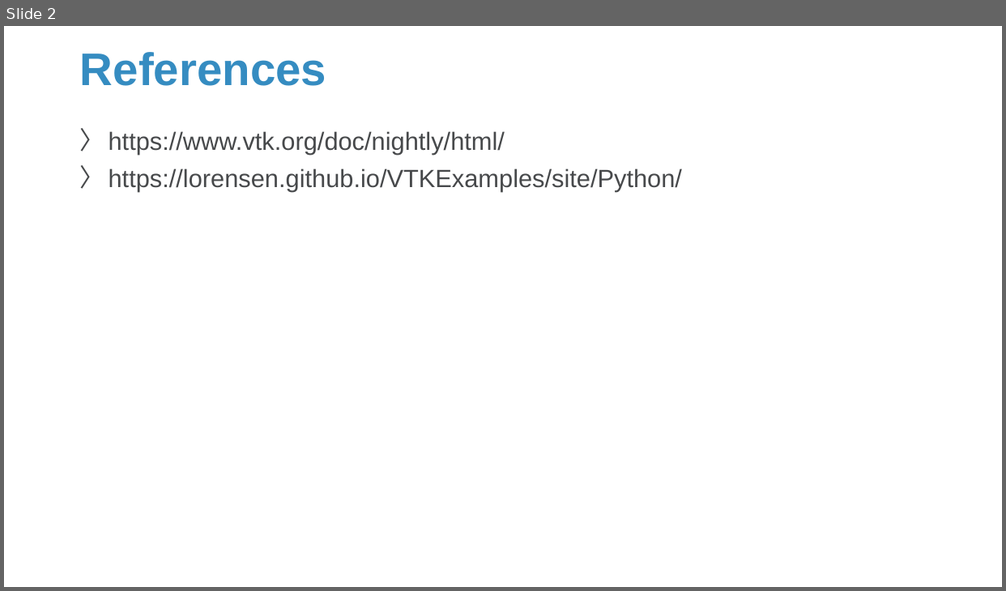
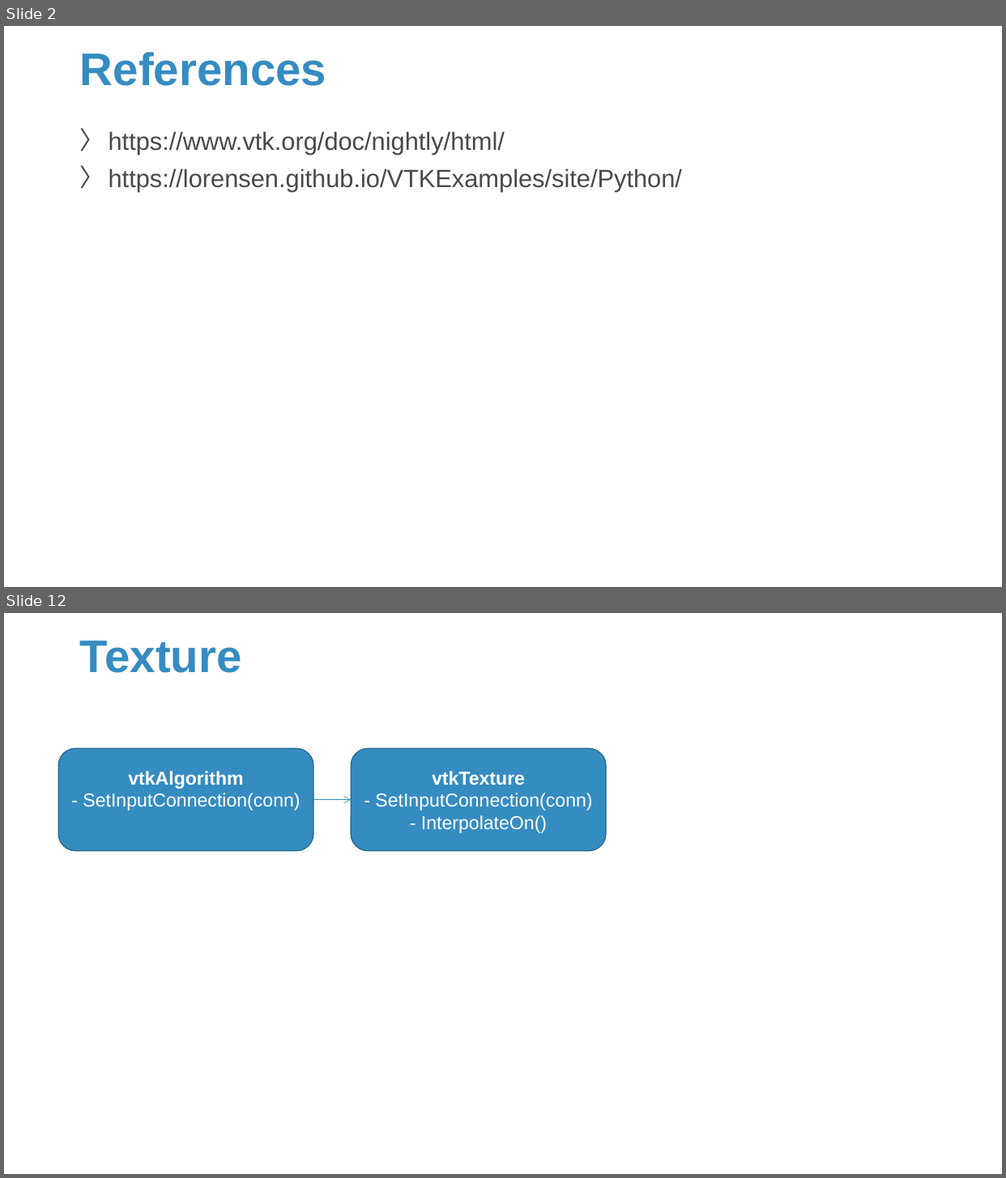
Before and after one commit to Sparks-Lu/TechNotes, a slide deck: 3D/VTK-Notes.pptx. Shown one above the other, each under a label of ours: slide 2 before the commit, slides 2 and 12 after it; the slides between them are not shown. The pictures are 1006x591 and 1006x1178 pixels, drawn with LibreOffice and Linux fonts; fonts in the diff are those of the drawing; background and template pictures are left out. Boxes give left, top, right and bottom in pixels: in the first picture for what was removed or moved away, otherwise in the second. Text is boxed around its words. In the diff, an @@ line names an element or a change of style, - is before the commit and + after.

```diff
--- a/3D/VTK-Notes.pptx
+++ b/3D/VTK-Notes.pptx
@@ slide 12 added at [4,613,1002,1174], background picture (left out) @@
@@ title added at [80,641,242,673], 44 pt, text #358CC1, bold @@
+Texture
@@ rounded rectangle added at [58,748,314,851], fill #358CC1, outline #27688F 1 pt, 18 pt, text #FFFFFF @@
+vtkAlgorithm
+- SetInputConnection(conn)
@@ rounded rectangle added at [351,748,606,851], fill #358CC1, outline #27688F 1 pt, 18 pt, text #FFFFFF @@
+vtkTexture
+- SetInputConnection(conn)
+- InterpolateOn()
@@ arrow added from (313, 800) to (351, 800), #358CC1 0.5 pt @@
```
Also in this commit, not shown: 1 slide changed, 13 other slides added, 13 other files.
